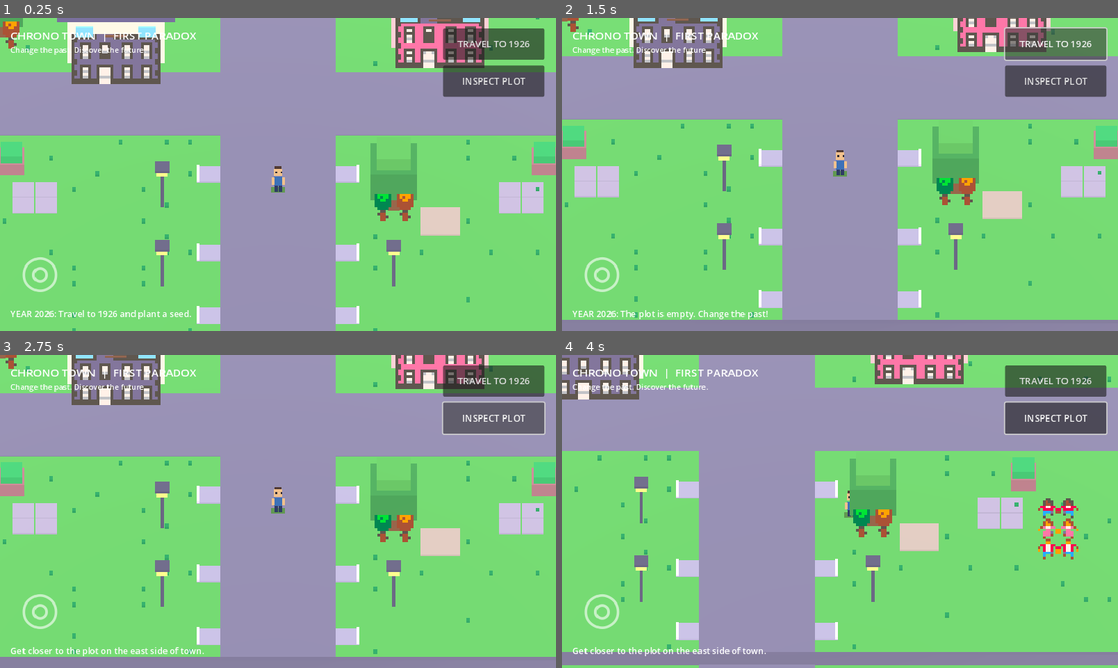
Above: before the commit, frames 1-4 (two rows, left to right).
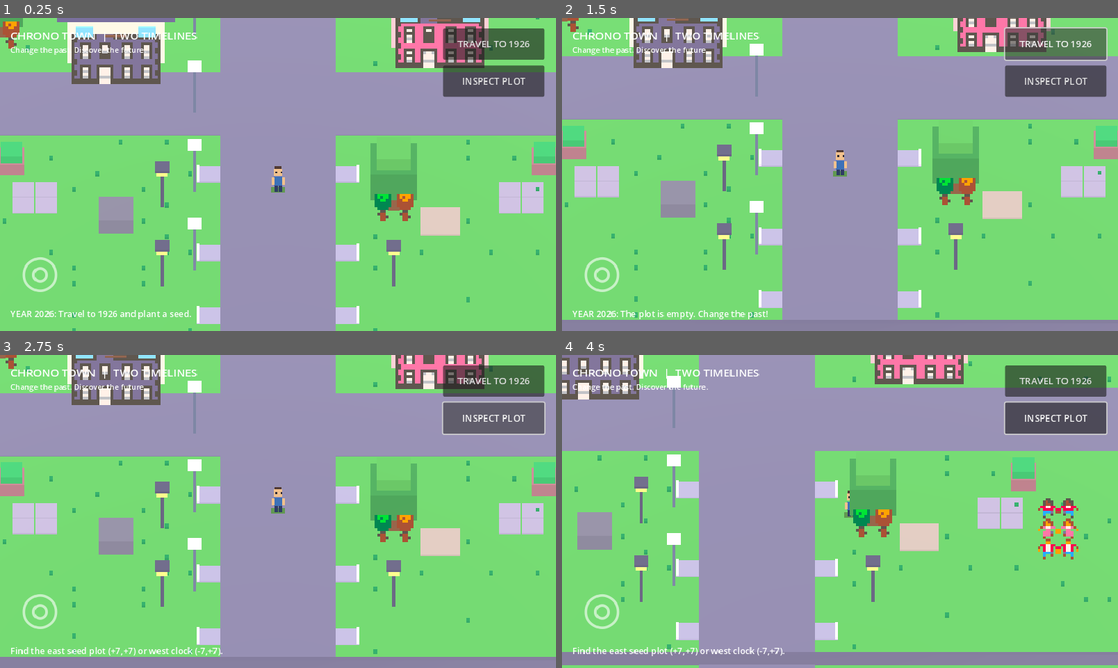
Above: after the commit, the same moments.

Repository: LifemaxRPG/Rpg--attempt
Game: Godot game, scene res://scenes/main.tscn
Same seed, same stepped clock (60 frames per second), same inputs: the game is played once before the commit and once after it.
Inputs (mouse positions are in pixels of both pictures, inside the frame that each line leads up to):
- Up to frame 1 (0.25 s): no input
- Up to frame 2 (1.5 s): click "TRAVEL TO 1926" at 0.5 s; click "TRAVEL TO 2026" at 1.25 s
- Up to frame 3 (2.75 s): click "INSPECT PLOT" at 2 s
- Up to frame 4 (4 s): tap Enter at 2.75 s; move the mouse to (962, 495) at 2.77 s; hold D 2.78-3.5 s; click (962, 495) at 2.92 s; drag from (728, 527) to (812, 574) at 3.52 s

The runs differ from the first frame. In frame 1, 1.4% of the frame differs, in the area x 17-37%, y 0-81%; in frame 2, 1.4%; in frame 3, 1.9%; in frame 4, 1.9%, in the area x 1-40%, y 4-97%.

Commit message:
Add second clock-tower time paradox, persistent progress and era-specific scenery

Diff:
--- a/scripts/world.gd
+++ b/scripts/world.gd
@@ -20,6 +20,10 @@
 var rng := RandomNumberGenerator.new()
 var in_past := false
 var planted_seed := false
+var repaired_clock := false
+var era_visuals: Node3D
+const CLOCK_SITE := Vector3(-7, 0, 7)
+const SAVE_PATH := "user://chrono_town.json"
 var era_objects: Node3D
 var plot_marker: Node3D
 var message_label: Label
@@ -29,10 +33,12 @@
 var city_atlas: Texture2D = preload("res://assets/kenney/city_atlas.png")
 
 func _ready() -> void:
+	_load_progress()
 	rng.seed = 20261101
 	_build_world()
 	_build_player()
 	_build_era_objects()
+	_build_era_visuals()
 	_build_camera()
 	_build_hud()
 	get_viewport().size_changed.connect(_layout_hud)
@@ -150,6 +156,49 @@
 	_atlas_sprite(tree, "KenneyCityTree", Rect2(176, 88, 16, 24), Vector3(0, 1.75, 0.9), 0.12)
 	obstacles.append(Rect2(Vector2(at.x - 0.55, at.z - 0.55), Vector2(1.1, 1.1)))
 
+func _load_progress() -> void:
+	if not FileAccess.file_exists(SAVE_PATH):
+		return
+	var file := FileAccess.open(SAVE_PATH, FileAccess.READ)
+	if file == null:
+		return
+	var data = JSON.parse_string(file.get_as_text())
+	if typeof(data) == TYPE_DICTIONARY:
+		planted_seed = data.get("planted_seed", false) == true
+		repaired_clock = data.get("repaired_clock", false) == true
+
+func _save_progress() -> void:
+	var file := FileAccess.open(SAVE_PATH, FileAccess.WRITE)
+	if file != null:
+		file.store_string(JSON.stringify({"version": 1, "planted_seed": planted_seed, "repaired_clock": repaired_clock}))
+
+func _build_era_visuals() -> void:
+	era_visuals = Node3D.new()
+	era_visuals.name = "EraVisuals"
+	add_child(era_visuals)
+	_refresh_era_visuals()
+
+func _refresh_era_visuals() -> void:
+	if era_visuals == null:
+		return
+	for child in era_visuals.get_children():
+		era_visuals.remove_child(child)
+		child.queue_free()
+	if in_past:
+		for z in [-10, -5, 0, 5, 10]:
+			_cube(era_visuals, "OldLantern", Vector3(-3.6, 1.1, z), Vector3(0.17, 2.2, 0.17), Color("#6b503c"))
+			_cube(era_visuals, "LanternGlow", Vector3(-3.6, 2.3, z), Vector3(0.45, 0.38, 0.45), Color("#f9c26b"))
+		_cube(era_visuals, "OldClock", CLOCK_SITE + Vector3(0, 0.65, 0), Vector3(1.3, 1.3, 1.3), Color("#9e7e6b"))
+	else:
+		for z in [-10, -5, 0, 5, 10]:
+			_cube(era_visuals, "ModernLight", Vector3(-3.6, 1.3, z), Vector3(0.13, 2.6, 0.13), Color("#6a728c"))
+			_cube(era_visuals, "LightHead", Vector3(-3.6, 2.7, z), Vector3(0.6, 0.28, 0.45), Color("#e3f6ff"))
+		if repaired_clock:
+			_cube(era_visuals, "ClockTower", CLOCK_SITE + Vector3(0, 1.8, 0), Vector3(1.5, 3.6, 1.5), Color("#b6a5d3"))
+			_cube(era_visuals, "ClockFace", CLOCK_SITE + Vector3(0, 3.2, 0.82), Vector3(0.85, 0.85, 0.12), Color("#f9df9b"))
+		else:
+			_cube(era_visuals, "ClockRuins", CLOCK_SITE + Vector3(0, 0.4, 0), Vector3(1.5, 0.8, 1.5), Color("#787486"))
+
 func _build_era_objects() -> void:
 	era_objects = Node3D.new()
 	era_objects.name = "TimelineObjects"
@@ -180,6 +229,7 @@
 func _travel_time() -> void:
 	in_past = not in_past
 	_refresh_timeline()
+	_refresh_era_visuals()
 	if message_label != null:
 		if in_past:
 			message_label.text = "YEAR 1926: Find the glowing seed plot east of town."
@@ -189,11 +239,23 @@
 			message_label.text = "YEAR 2026: The plot is empty. Change the past!"
 
 func _interact() -> void:
+	if player.position.distance_to(CLOCK_SITE) <= 2.5:
+		if in_past and not repaired_clock:
+			repaired_clock = true
+			_save_progress()
+			_refresh_era_visuals()
+			message_label.text = "Clock repaired! Return to 2026 to see the tower."
+		elif in_past:
+			message_label.text = "The old clock is ticking again."
+		else:
+			message_label.text = "The clock tower survived!" if repaired_clock else "Clock ruins. Repair it in 1926!"
+		return
 	if player.position.distance_to(PLOT) > 2.5:
-		message_label.text = "Get closer to the plot on the east side of town."
+		message_label.text = "Find the east seed plot (+7,+7) or west clock (-7,+7)."
 		return
 	if in_past and not planted_seed:
 		planted_seed = true
+		_save_progress()
 		message_label.text = "Seed planted! Return to 2026 to see what changes."
 		_refresh_timeline()
 	elif in_past:
@@ -263,7 +325,7 @@
 	hud.add_child(root)
 	var title := Label.new()
 	title.name = "Title"
-	title.text = "CHRONO TOWN  |  FIRST PARADOX"
+	title.text = "CHRONO TOWN  |  TWO TIMELINES"
 	title.position = Vector2(18, 16)
 	title.add_theme_font_size_override("font_size", 19)
 	title.mouse_filter = Control.MOUSE_FILTER_IGNORE
